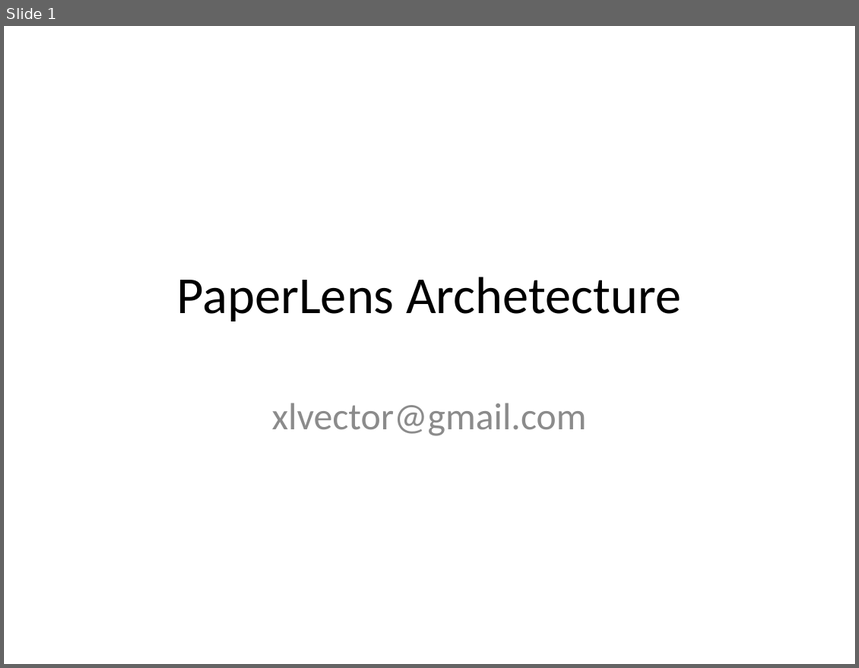
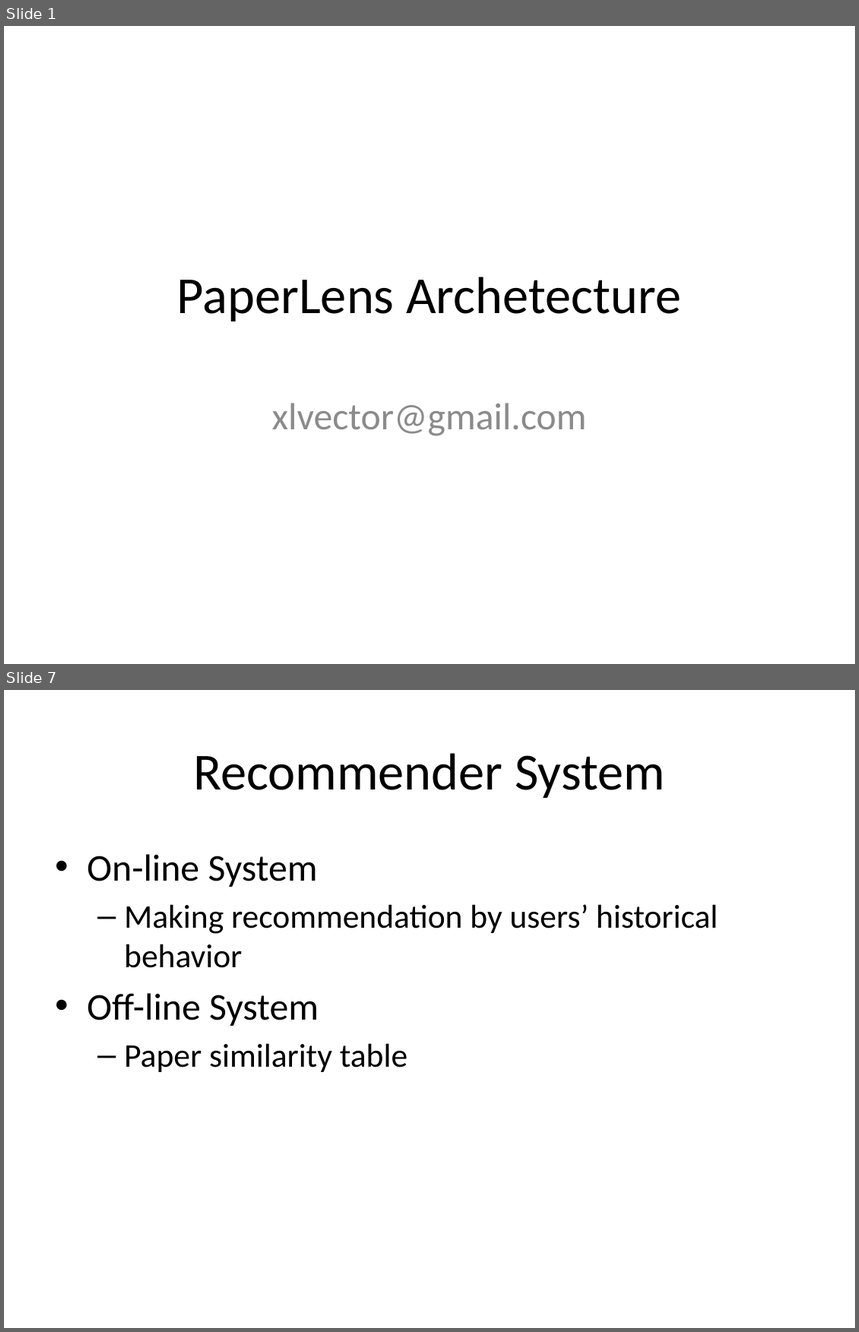
Before and after one commit to amumu-dev/paperlens, a slide deck: doc/PPT/PaperLens Archetecture.pptx. Shown one above the other, each under a label of ours: slide 1 before the commit, slides 1 and 7 after it; the slides between them are not shown. The pictures are 859x668 and 859x1332 pixels, drawn with LibreOffice and Linux fonts; fonts in the diff are those of the drawing. Boxes give left, top, right and bottom in pixels: in the first picture for what was removed or moved away, otherwise in the second. Text is boxed around its words. In the diff, an @@ line names an element or a change of style, - is before the commit and + after.

```diff
--- a/doc/PPT/PaperLens Archetecture.pptx
+++ b/doc/PPT/PaperLens Archetecture.pptx
@@ slide 7 added at bbox=[4, 690, 855, 1328], background #FFFFFF @@
@@ title added at bbox=[193, 753, 665, 798], 44 pt, text #000000 @@
+Recommender System
@@ text added at bbox=[87, 854, 718, 1072], 28 pt, text #000000 @@
+• On-line System
+  – Making recommendation by users’ historical behavior
+• Off-line System
+  – Paper similarity table
```
Also in this commit, not shown: 10 other slides added.
